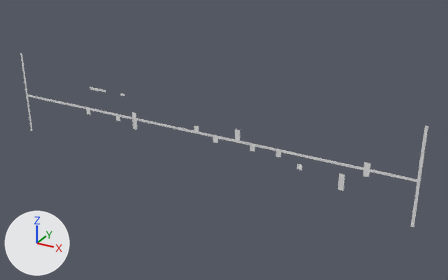
A saved change to the OBJ model Assets/Tiled2Unity/Meshes/Tutorial_PilastriSoloFissi.obj.
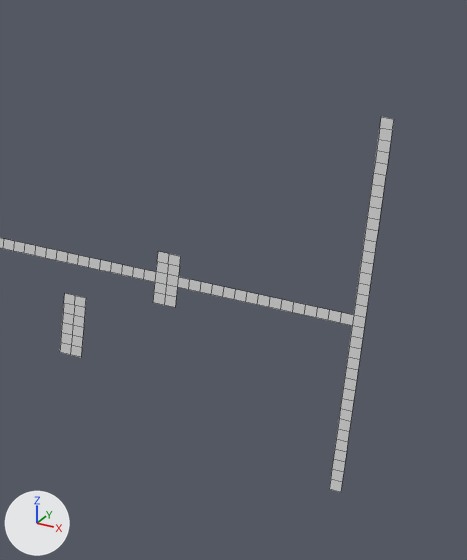
Old and new are each drawn whole from a 50 mm lens placed at (15.0, -91.9, 36.2), pointed at (-36.8, 2.2, -10.9) and again close up on the part from 72% to 100% of the width and 34% to 88% of the height. Arrows for +X, +Y and +Z are at lower left; the lights stay in place. The close-ups show mesh edges as thin lines. Where no turn or scale is listed for an object, it has been applied to the vertices.

The first close-up shows 'Tutorial_PilastriSoloFissi'.
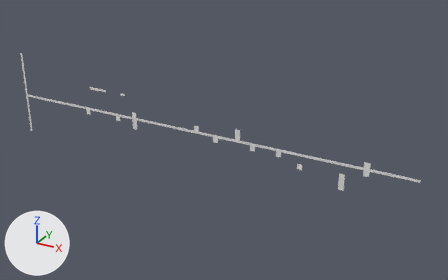
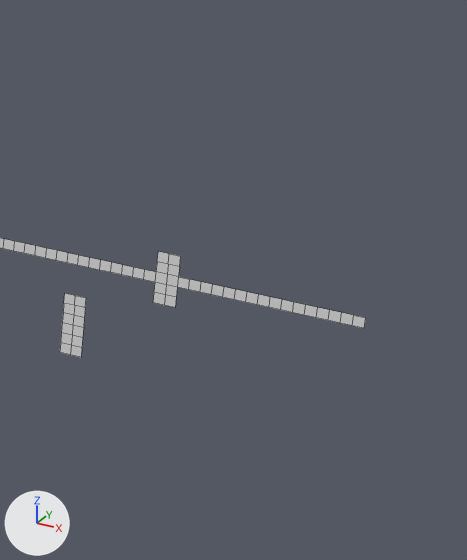
What differs and where, as boxes (x1, y1, x2, y2) in the close-ups (467 x 560 px):
```json
{"object": "Tutorial_PilastriSoloFissi", "change": "reshaped", "before": [0, 117, 394, 492], "after": [0, 238, 366, 357]}
{"part": 1, "of": "me_tutorial_pilastrisolofissi", "change": "deleted", "before": [329, 117, 394, 492]}
```

Scene script edits in JSON lines:
```json
{"block": "me_tutorial_pilastrisolofissi", "where": "# used by ob_tutorial_pilastrisolofissi; location = (0.0, 0.0, 0.0)"}
{"op": "remove", "block": "me_tutorial_pilastrisolofissi", "code": "me_tutorial_pilastrisolofissi.from_pydata(...)  # 602 vertices, 312 faces; spans x -85.0..0.0, y 0.0, z -17.9..0.0"}
{"op": "add", "block": "me_tutorial_pilastrisolofissi", "code": "me_tutorial_pilastrisolofissi.from_pydata(...)  # 534 vertices, 278 faces; spans x -85.0..0.0, y 0.0, z -17.9..0.0"}
{"block": "me_tutorial_pilastrisolofissi", "change": "me_tutorial_pilastrisolofissi part 1"}
{"block": "me_tutorial_pilastrisolofissi", "change": "68 vertices are removed from x -0.5..0.0, y 0.0, z -17.9..0.0"}
{"block": "me_tutorial_pilastrisolofissi", "change": "34 faces are deleted"}
```
